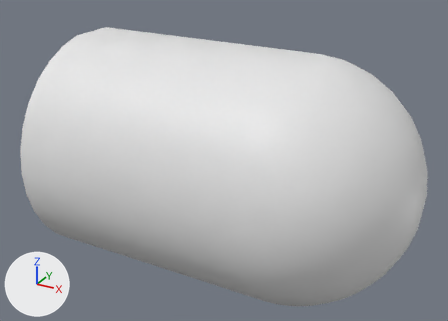
Before and after pictures for a commit that changed the glTF model Models/Submarine.glb.
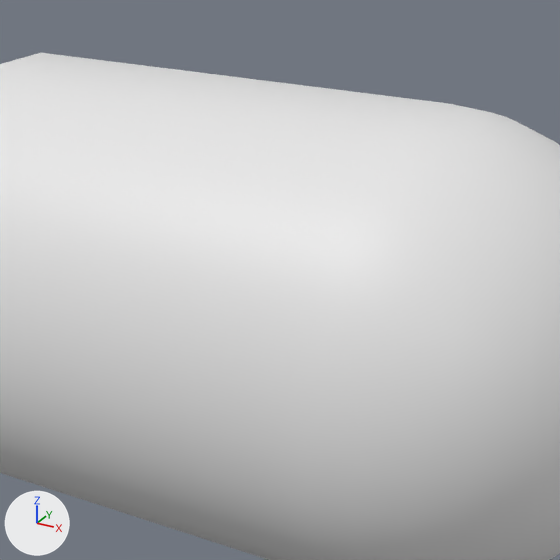
Each version appears first whole from a camera (50 mm lens) standing at (1.66, -4.24, 2.14) and looking at (-0.66, -0.01, 0.02), and next in a close-up on the part from 19% to 83% of the width and 0% to 90% of the height. Arrows for +X, +Y and +Z are at lower left; the lights stay in place. The last two pictures show the newer version. Where no turn or scale is listed for an object, it has been applied to the vertices.

Names of what the first close-up shows: 'Body'.
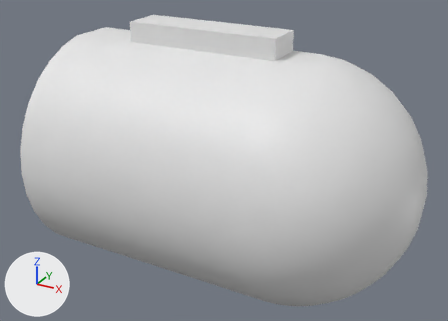
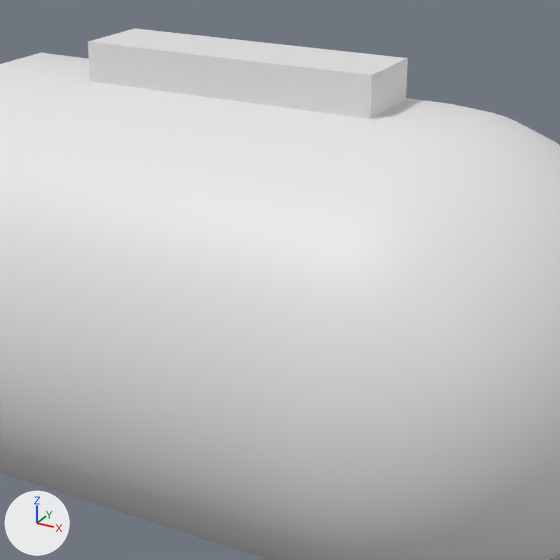
The change, as JSON lines over the scene's bpy script:
```json
{"op": "add", "block": "mat_radio", "code": ["mat_radio = principled_material('Radio')", "mat_radio.base_color = (0.8, 0.8, 0.8)  # white #e7e7e7"]}
{"op": "add", "block": "me_cube", "code": ["me_cube = bpy.data.meshes.new('Cube')", "me_cube.from_pydata(...)  # a box spanning x -1.446..-0.154, y -0.17..0.17, z 0.946..1.146", "me_cube.materials.append(mat_radio)  # white #e7e7e7"]}
{"op": "add", "block": "ob_radio", "code": ["ob_radio = bpy.data.objects.new('Radio', me_cube)", "ob_radio.location = (0.0, 0.0, 0.0)"]}
```

Location of each change, (x1, y1, x2, y2) in pixels of the close-ups (560 x 560 px):
```json
{"object": "Radio", "change": "added", "after": [88, 28, 408, 119]}
```
